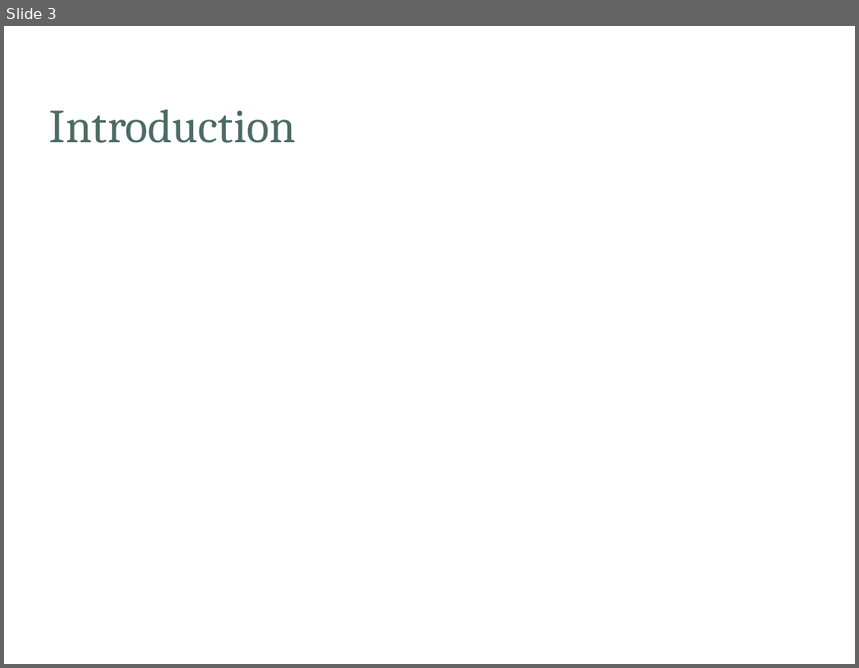
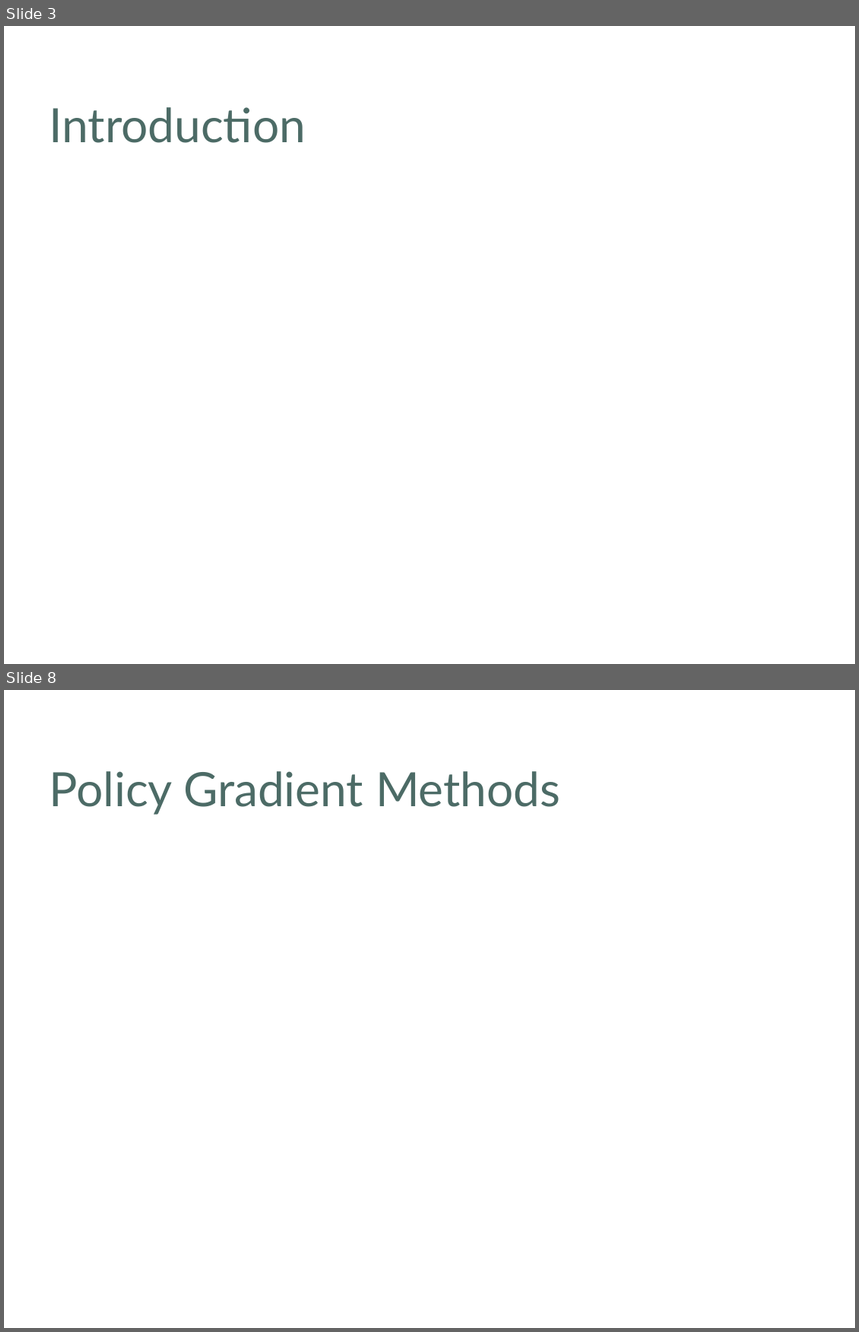
Before and after one commit to khulaifi95/ACS, a slide deck: Project/Presentation/Draft_Presentation.ppt. Shown one above the other, each under a label of ours: slide 3 before the commit, slides 3 and 8 after it; the slides between them are not shown. The pictures are 859x668 and 859x1332 pixels, drawn with LibreOffice and Linux fonts; fonts in the diff are those of the drawing; background and template pictures are left out. Boxes give left, top, right and bottom in pixels: in the first picture for what was removed or moved away, otherwise in the second. Text is boxed around its words. In the diff, an @@ line names an element or a change of style, - is before the commit and + after.

```diff
--- a/Project/Presentation/Draft_Presentation.ppt
+++ b/Project/Presentation/Draft_Presentation.ppt
@@ slide 8 added at bbox=[4, 690, 855, 1328], background picture (left out) @@
@@ title added at bbox=[50, 771, 560, 815], 40 pt, text #4C6B66 @@
+Policy Gradient Methods
@@ slide 3 changed as well @@
@@ title "Introduction" at bbox=[50, 107, 306, 143]: font Cambria to Lato @@
```
Also in this commit, not shown: 1 other slide changed, 18 other slides added, 1 slide removed.
